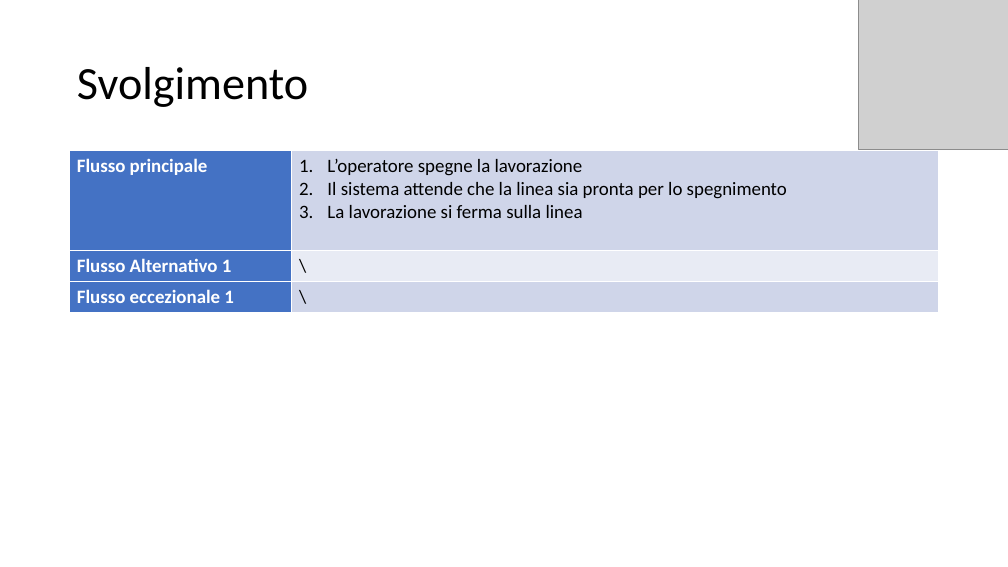
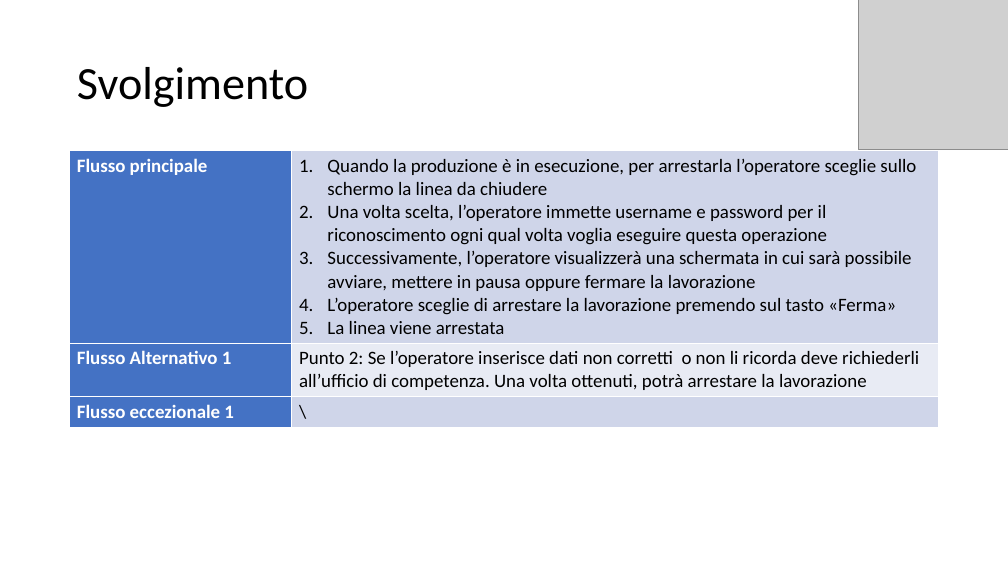
Before and after one commit to itsar19-20/mes, a slide deck: slide 4 of docs/analisi/Chiude_lavorazione.pptx. Drawn at 1008x567 pixels with LibreOffice and Linux fonts; fonts in the diff are those of the drawing; grey boxes stand for pictures. Boxes give left, top, right and bottom in pixels: in the first picture for what was removed or moved away, otherwise in the second. Text is boxed around its words. In the diff, an @@ line names an element or a change of style, - is before the commit and + after.

```diff
--- a/docs/analisi/Chiude_lavorazione.pptx
+++ b/docs/analisi/Chiude_lavorazione.pptx
@@ table at box(70, 151, 939, 424) @@
-row 1, column 2: L’operatore spegne la lavorazione / Il sistema attende che la linea sia pronta per lo spegnimento / La lavorazione si ferma sulla linea
+row 1, column 2: Quando la produzione è in esecuzione, per arrestarla l’operatore sceglie sullo schermo la linea da chiudere / Una volta scelta, l’operatore immette username e password per il riconoscimento ogni qual volta voglia eseguire questa operazione / Successivamente, l’operatore visualizzerà una schermata in cui sarà possibile avviare, mettere in pausa oppure fermare la lavorazione / L’operatore sceglie di arrestare la lavorazione premendo sul tasto «Ferma» / La linea viene arrestata
-row 2, column 2: \
+row 2, column 2: Punto 2: Se l’operatore inserisce dati non corretti o non li ricorda deve richiederli all’ufficio di competenza. Una volta ottenuti, potrà arrestare la lavorazione
```
Also in this commit, not shown: 1 other slide changed, 5 other files.
